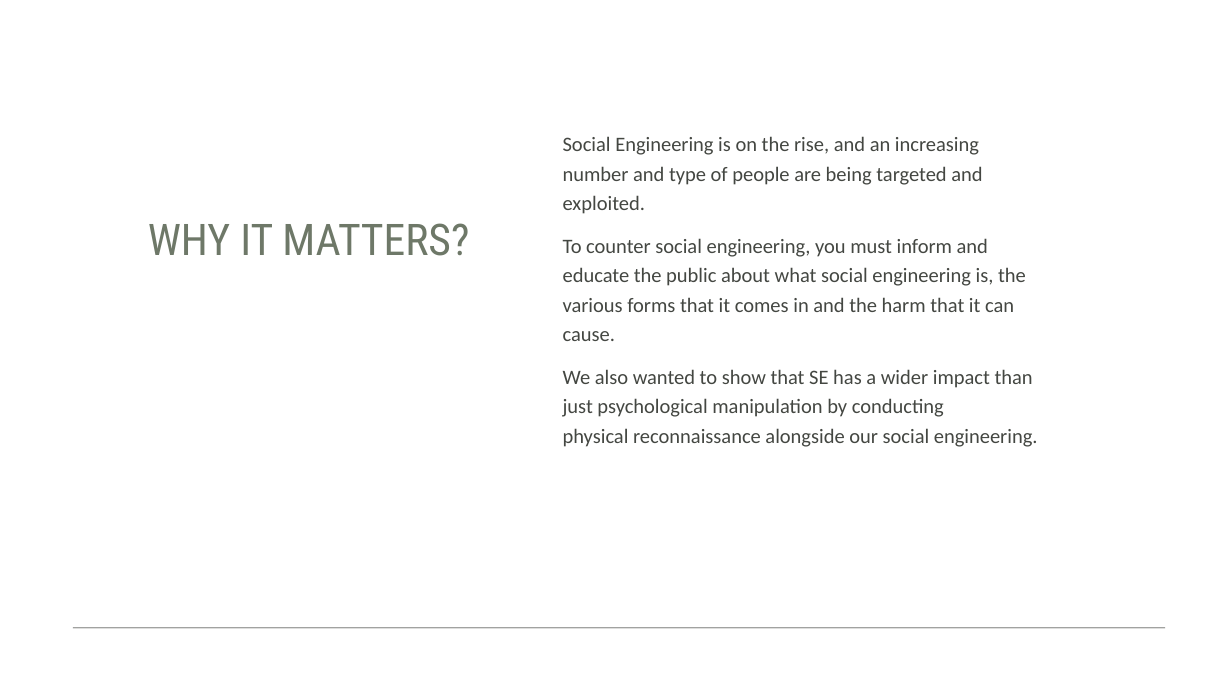
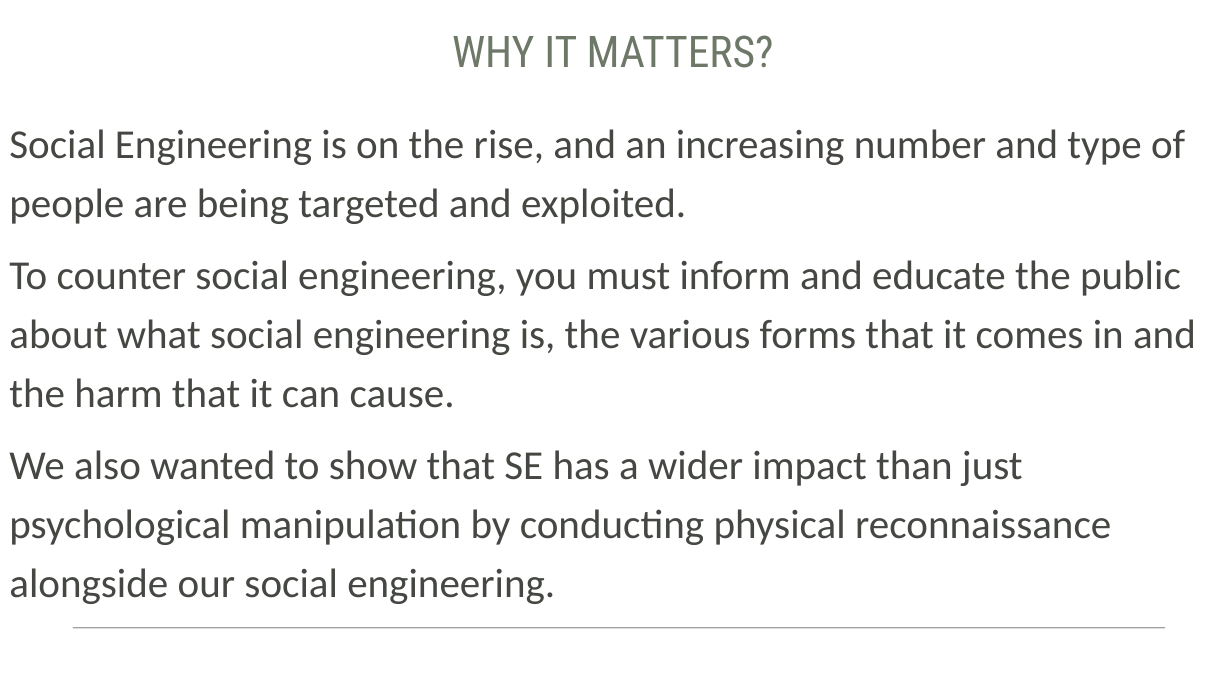
Before and after one commit to Ford12034/Social_Engineer_Heist, a slide deck: slide 4 of Social Engineering Heist.pptx. Drawn at 1232x693 pixels with LibreOffice and Linux fonts; fonts in the diff are those of the drawing. Boxes give left, top, right and bottom in pixels: in the first picture for what was removed or moved away, otherwise in the second. Text is boxed around its words. In the diff, an @@ line names an element or a change of style, - is before the commit and + after.

```diff
--- a/Social Engineering Heist.pptx
+++ b/Social Engineering Heist.pptx
@@ title "WHY IT MATTERS?": place and size @@
-title "WHY IT MATTERS?" at [148, 223, 469, 256]
+title "WHY IT MATTERS?" at [452, 35, 774, 68]
@@ text "Social Engineering is on the ...": place and size @@
-text "Social Engineering is on the ..." at [563, 136, 1038, 447]
+text "Social Engineering is on the ..." at [9, 129, 1196, 604]
@@ text "Social Engineering is on the ..." at [9, 129, 1196, 604]: size 16 to 32 pt @@
```
Also in this commit, not shown: 5 other slides changed, 1 other file.
